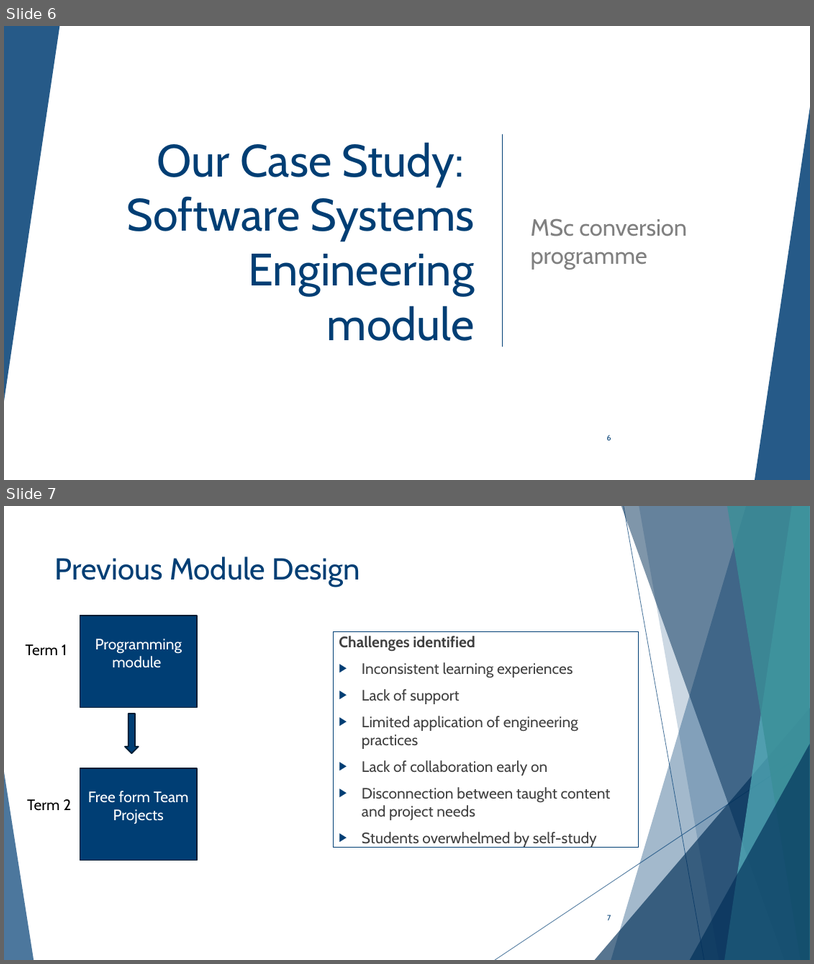
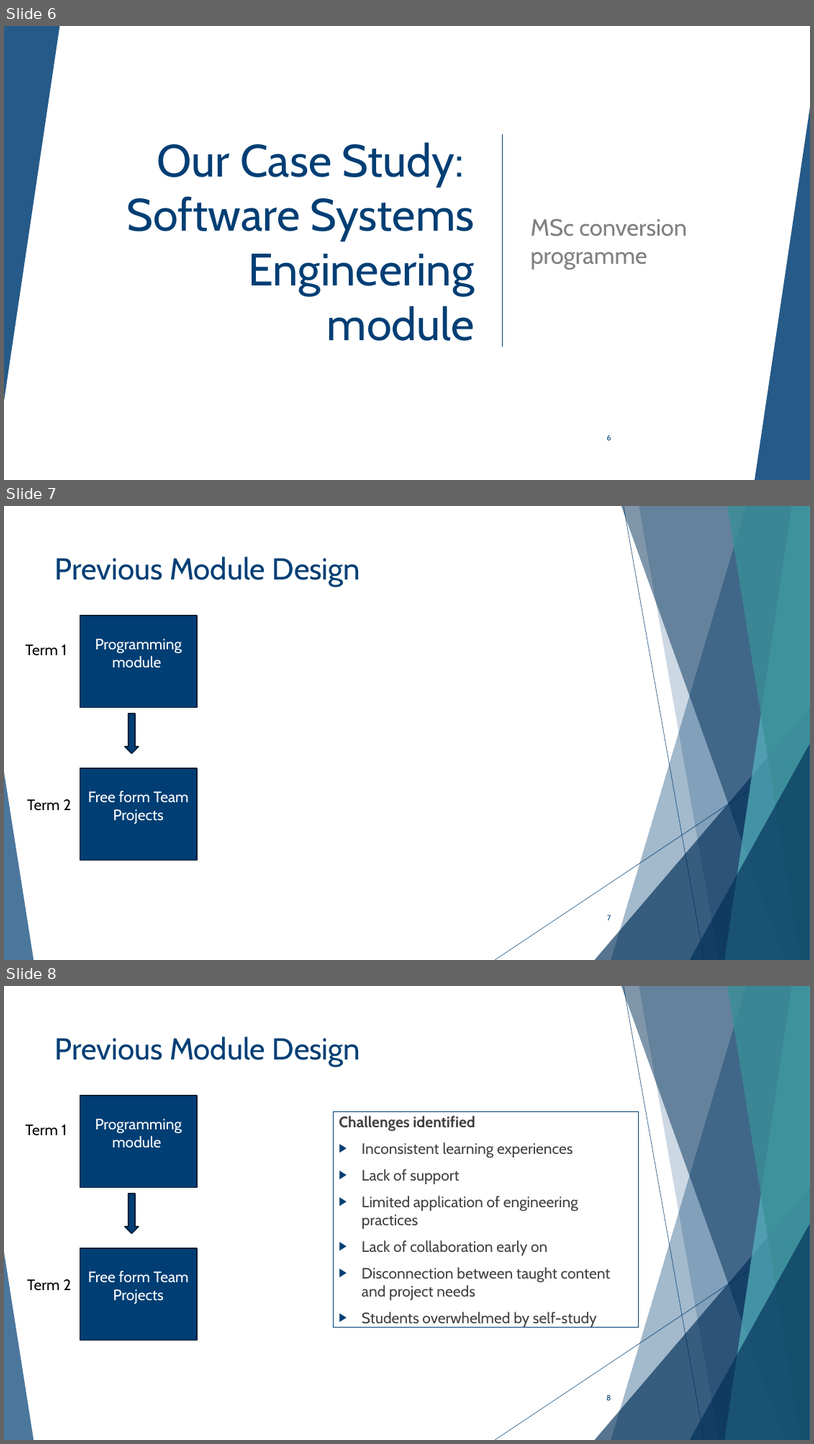
Before and after one commit to estifraca/estifraca.github.io, a slide deck: EERN-2025-Fraca.pptx. Shown one above the other, each under a label of ours: slides 6 and 7 before the commit, slides 6, 7 and 8 after it. The pictures are 814x964 and 814x1444 pixels, drawn with LibreOffice and Linux fonts; fonts in the diff are those of the drawing. Boxes give left, top, right and bottom in pixels: in the first picture for what was removed or moved away, otherwise in the second. Text is boxed around its words. In the diff, an @@ line names an element or a change of style, - is before the commit and + after.

```diff
--- a/EERN-2025-Fraca.pptx
+++ b/EERN-2025-Fraca.pptx
@@ slide 7 added at (4, 506, 810, 960), background #FFFFFF; not listed: 10 template elements that a slide beside it also shows @@
@@ title added at (55, 556, 360, 587), 36 pt, text #003E74 @@
+Previous Module Design
@@ rectangle added at (80, 615, 197, 707), fill #003E74, outline #001B33 1.5 pt, 18 pt, text #FFFFFF @@
+Programming module
@@ text added at (26, 644, 67, 655), 18 pt, text #000000 @@
+Term 1
@@ down arrow added at (125, 713, 139, 754), fill #003E74, outline #001B33 1.5 pt @@
@@ rectangle added at (80, 769, 197, 860), fill #003E74, outline #001B33 1.5 pt, 18 pt, text #FFFFFF @@
+Free form Team Projects
@@ text added at (27, 799, 71, 810), 18 pt, text #000000 @@
+Term 2
@@ page number added at (607, 914, 611, 920), 9 pt, text #003E74 @@
+7
@@ what was slide 7 is now slide 8 @@
@@ page number at (607, 1394, 611, 1400): text changed @@
-7
+8
```
Also in this commit, not shown: 4 slides changed.
